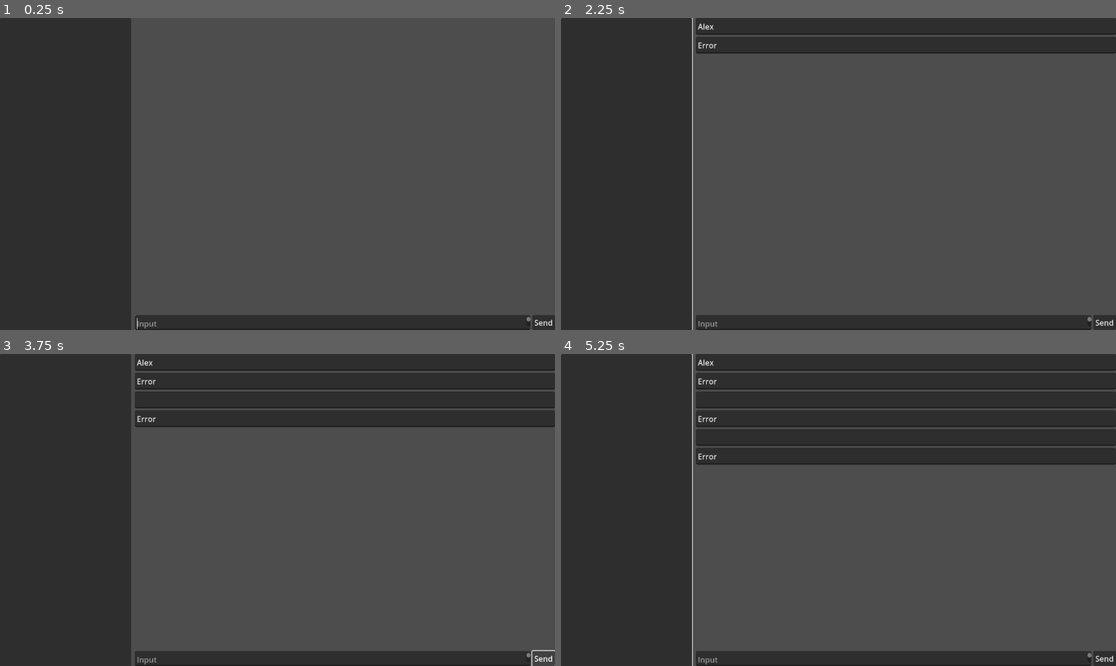
Above: before the commit, frames 1-4 (two rows, left to right).
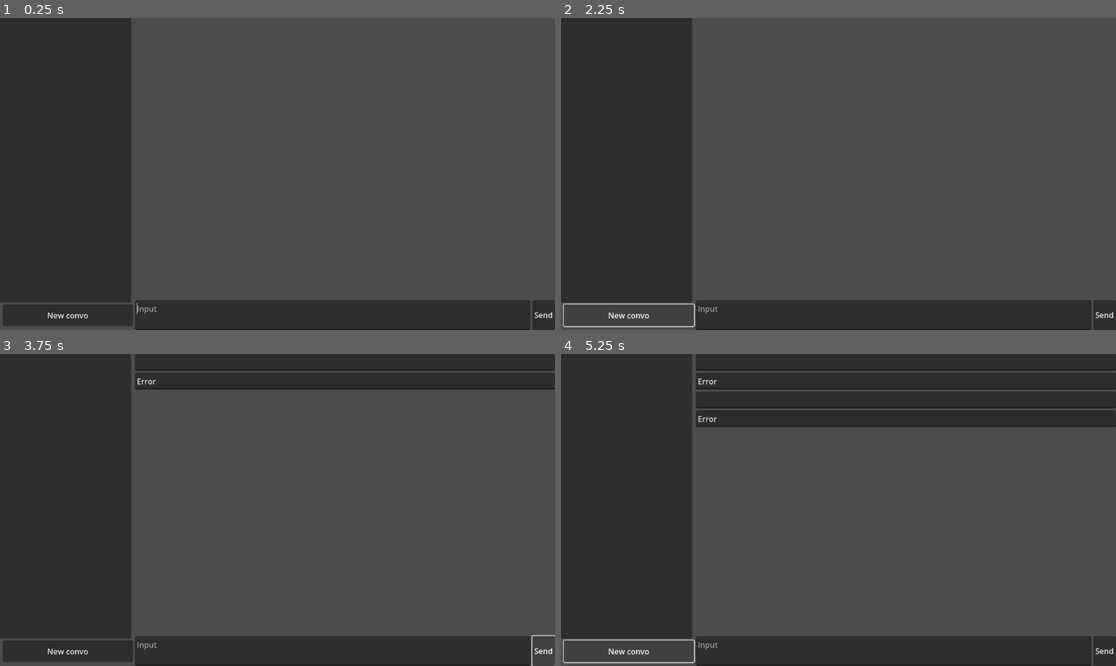
Above: after the commit, the same moments.

Repository: LunCoSim/lunco-chat-ai
Game: Godot game, scene res://main.tscn
The game is run twice, just before and just after one commit, with the same random seed, the same clock (stepped at 60 frames per second) and the same inputs.
Inputs (mouse positions are in pixels of both pictures, inside the frame that each line leads up to):
- Up to frame 1 (0.25 s): no input
- Up to frame 2 (2.25 s): click "Send" at 0.5 s; click (905, 27) at 1.27 s; type "Alex" at 1.35 s; click (627, 314) at 2 s, where only the run after the commit has a clickable "New convo"
- Up to frame 3 (3.75 s): click (66, 650) at 2.75 s, where only the run after the commit has a clickable "New convo"; click "Send" at 3.5 s
- Up to frame 4 (5.25 s): click "Send" at 4.25 s; click (627, 650) at 5 s, where only the run after the commit has a clickable "New convo"

The runs differ from the first frame. In frame 1, 4.1% of the frame differs, in the area x 0-100%, y 90-100%; in frame 2, 13%; in frame 3, 12%; in frame 4, 13%, in the area x 0-100%, y 0-100%.

Commit message:
- Working with files

Diff:
--- a/main.gd
+++ b/main.gd
@@ -1,6 +1,9 @@
 extends Control
 
 var messages = []
+var file_name = "messages1.json"
+var file_name_idx = 0
+
 # Called when the node enters the scene tree for the first time.
 func _ready() -> void:
 	var settings = LCSettings.new()
@@ -9,15 +12,9 @@
 	settings.load()
 	print(settings)
 	%AiAPI.set_api_key(settings.api_key)
-	load_messages()
-	load_file()
+	load_messages(file_name)
+	load_files_list()
 	%Input.grab_focus()
-
-
-# Called every frame. 'delta' is the elapsed time since the previous frame.
-func _process(delta: float) -> void:
-	pass
-
 
 func add_message(text, role="user"):
 	messages.append(%AiAPI.make_message(text, role))
@@ -27,7 +24,7 @@
 	#var y =
 	%ScrollMessages.set_deferred("scroll_vertical",  %Messages.size.y+10000)
 	#.scroll_vertical = $ScrollContainer. +
-	save_messages(messages)
+	save_messages(messages, file_name)
 
 func _on_send_btn_pressed() -> void:
 	var api = %AiAPI
@@ -43,17 +40,28 @@
 	print("Responded: ", text)
 	add_message(text, "assistant")
 
+func _on_tree_item_selected() -> void:
+	var tree = %Tree
+	var selected = %Tree.get_selected()
+	print('saskdlas: ', )
+	file_name = selected.get_text(0)
+	load_messages(file_name)
+	pass # Replace with function body.
+
 ##
 
-func save_messages(messages):
-	var file = FileAccess.open("user://messages.json", FileAccess.WRITE)
+func save_messages(messages, filename="messages.json"):
+	var file = FileAccess.open("user://"+filename, FileAccess.WRITE)
 	file.store_string(JSON.stringify(messages))
 	file.close()
 
-func load_messages():
+func load_messages(filename="messages.json"):
 	messages = []
-	if FileAccess.file_exists("user://messages.json"):
-		var messages_string = FileAccess.get_file_as_string("user://messages.json")
+	for n in %Messages.get_children():
+		%Messages.remove_child(n)
+
+	if FileAccess.file_exists("user://"+filename):
+		var messages_string = FileAccess.get_file_as_string("user://"+filename)
 		messages = JSON.parse_string(messages_string)
 
 		for message in messages:
@@ -64,7 +72,11 @@
 
 # files
 
-func load_file():
+func add_file():
+	file_name = "messages"+str(file_name_idx)+".json"
+	load_messages(file_name)
+
+func load_files_list():
 	var dir = DirAccess.open("user://")
 
 	var files = dir.get_files()
@@ -77,4 +89,13 @@
 		if ext =="json":
 			var tree_item = %Tree.create_item()
 			tree_item.set_text(0, file)
+			file_name_idx += 1
 		#%Tree.add_child(tree_item)
+
+
+
+
+
+
+func _on_new_convo_button_pressed() -> void:
+	add_file()
--- a/main.tscn
+++ b/main.tscn
@@ -198,6 +198,7 @@
 
 [node name="Input" type="TextEdit" parent="Container/InputContainer"]
 unique_name_in_owner = true
+custom_minimum_size = Vector2(0, 62)
 layout_mode = 2
 size_flags_horizontal = 3
 size_flags_vertical = 3
@@ -217,9 +218,19 @@
 unique_name_in_owner = true
 layout_mode = 0
 offset_right = 272.0
-offset_bottom = 650.0
+offset_bottom = 591.0
+
+[node name="Button" type="Button" parent="."]
+layout_mode = 0
+offset_left = 6.0
+offset_top = 595.0
+offset_right = 276.0
+offset_bottom = 640.0
+text = "New convo"
 
 [connection signal="on_send" from="Container/InputContainer" to="." method="_on_send_btn_pressed"]
 [connection signal="gui_input" from="Container/InputContainer/Input" to="Container/InputContainer" method="_on_input_gui_input"]
 [connection signal="pressed" from="Container/InputContainer/SendBtn" to="." method="_on_send_btn_pressed"]
 [connection signal="responded" from="AiAPI" to="." method="_on_ai_api_responded"]
+[connection signal="item_selected" from="Tree" to="." method="_on_tree_item_selected"]
+[connection signal="pressed" from="Button" to="." method="_on_new_convo_button_pressed"]
